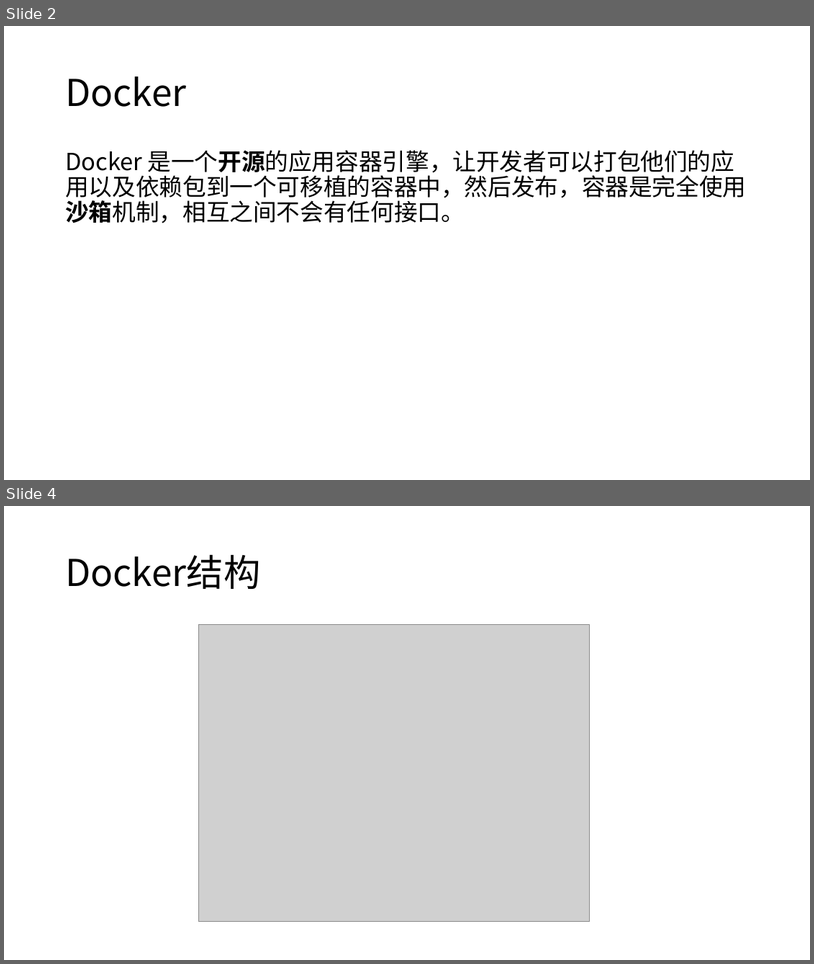
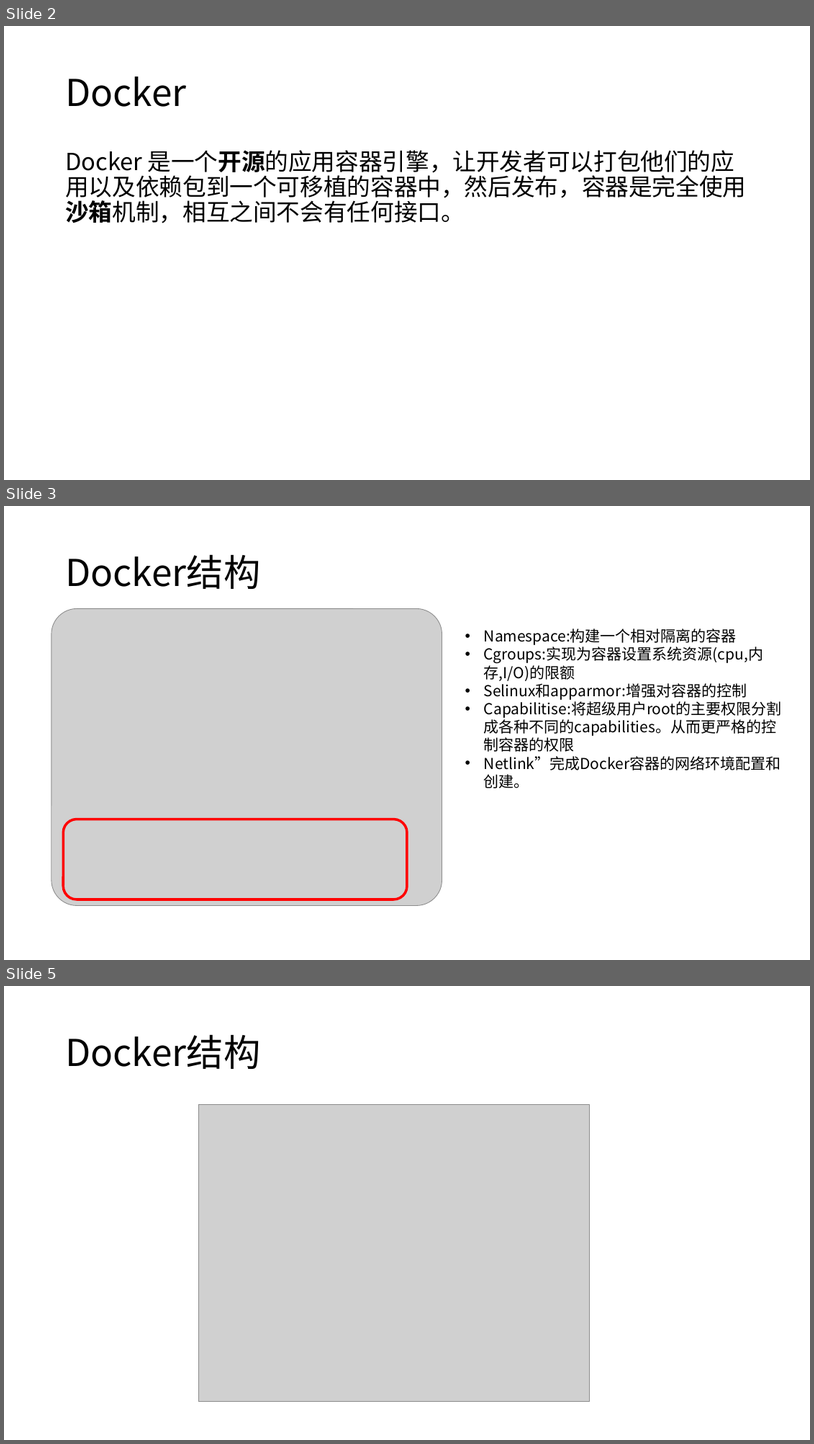
Before and after one commit to axzxs2001/Asp.NetCoreExperiment, a slide deck: Asp.NetCoreExperiment/kubernetes/kubernetes.pptx. Shown one above the other, each under a label of ours: slides 2 and 4 before the commit, slides 2, 3 and 5 after it; the slides between them are not shown. The pictures are 814x964 and 814x1444 pixels, drawn with LibreOffice and Linux fonts; fonts in the diff are those of the drawing; grey boxes stand for pictures; background and template pictures are left out. Boxes give left, top, right and bottom in pixels: in the first picture for what was removed or moved away, otherwise in the second. Text is boxed around its words. In the diff, an @@ line names an element or a change of style, - is before the commit and + after.

```diff
--- a/Asp.NetCoreExperiment/kubernetes/kubernetes.pptx
+++ b/Asp.NetCoreExperiment/kubernetes/kubernetes.pptx
@@ slide 3 added at (4, 506, 810, 960), background #FFFFFF @@
@@ title added at (65, 554, 260, 589), 44 pt, text #000000 @@
+Docker结构
@@ picture added at (52, 609, 442, 906) @@
@@ text added at (484, 628, 782, 788), 18 pt, text #000000 @@
+• Namespace:构建一个相对隔离的容器
+• Cgroups:实现为容器设置系统资源(cpu,内存,I/O)的限额
+• Selinux和apparmor:增强对容器的控制
+• Capabilitise:将超级用户root的主要权限分割成各种不同的capabilities。从而更严格的控制容器的权限
+• Netlink”完成Docker容器的网络环境配置和创建。
@@ rounded rectangle added at (63, 818, 407, 899), outline #FF0000 3 pt @@
@@ what was slide 4 is now slide 5 @@
```
Also in this commit, not shown: 13 slides changed, 3 other slides added, 1 slide removed.
